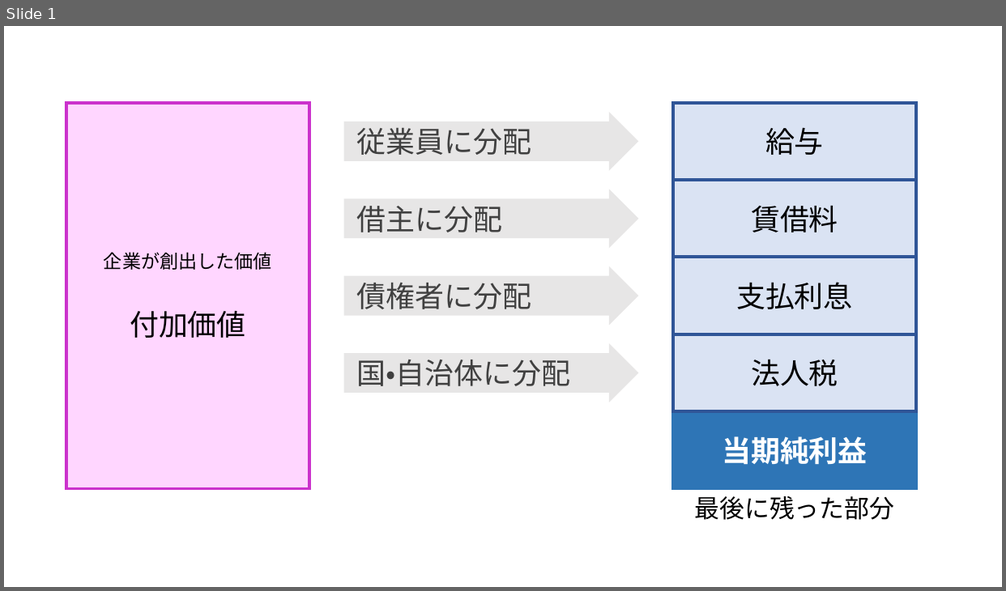
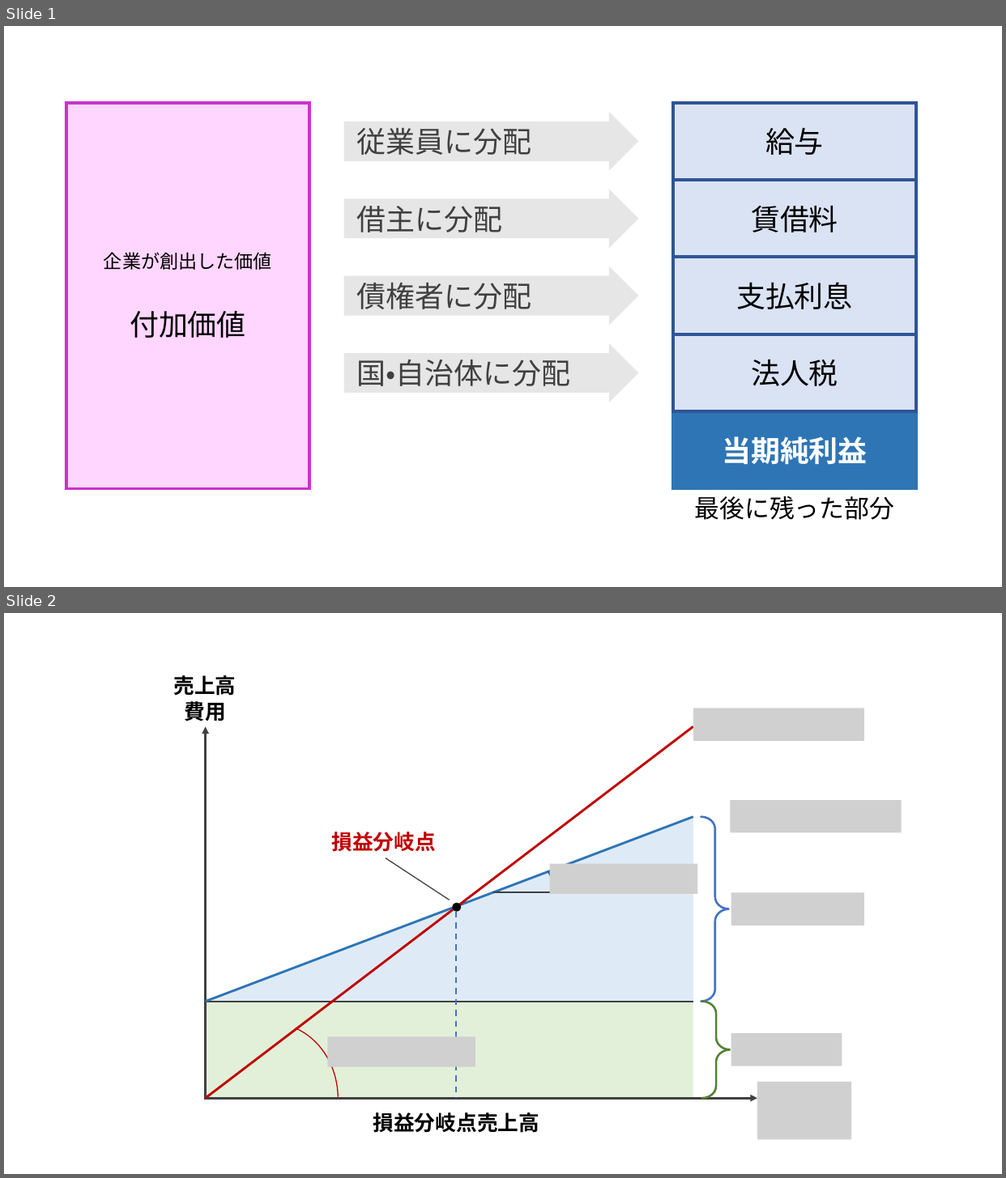
Before and after one commit to ma2ura/R4A, a slide deck: 財務分析の図.pptx. Shown one above the other, each under a label of ours: slide 1 before the commit, slides 1 and 2 after it. The pictures are 1006x591 and 1006x1178 pixels, drawn with LibreOffice and Linux fonts; fonts in the diff are those of the drawing; grey boxes stand for pictures. Boxes give left, top, right and bottom in pixels: in the first picture for what was removed or moved away, otherwise in the second. Text is boxed around its words. In the diff, an @@ line names an element or a change of style, - is before the commit and + after.

```diff
--- a/財務分析の図.pptx
+++ b/財務分析の図.pptx
@@ slide 2 added at <box>4,613,1002,1174</box>, background #FFFFFF @@
@@ text added at <box>173,675,236,696</box>, 20 pt, text #000000, bold @@
+売上高
@@ text added at <box>185,701,226,722</box>, 20 pt, text #000000, bold @@
+費用
@@ picture added at <box>693,708,865,741</box> @@
@@ arrow added from (206, 1099) to (206, 726), #404040 2.25 pt @@
@@ line added from (206, 1099) to (693, 726), #C00000 2.25 pt @@
@@ picture added at <box>731,800,901,833</box> @@
@@ triangle added at <box>206,816,693,1002</box>, fill #DEEBF7 @@
@@ line added from (206, 1002) to (693, 816), #2E75B6 2.25 pt @@
@@ right brace added at <box>701,816,730,1002</box>, outline #4472C4 2 pt @@
@@ text added at <box>331,832,435,852</box>, 20 pt, text #C00000, bold @@
+損益分岐点
@@ arc (boxed as its full ellipse) added at <box>457,848,555,940</box>, outline #2F5597 1.5 pt @@
@@ line added from (386, 858) to (450, 901), #404040 1 pt @@
@@ picture added at <box>550,864,698,894</box> @@
@@ ellipse added at <box>453,903,462,912</box>, fill #000000 @@
@@ line added from (493, 893) to (580, 893), #404040 1.5 pt @@
@@ picture added at <box>731,893,865,926</box> @@
@@ line added from (456, 912) to (456, 1099), #4472C4 1.5 pt dashed @@
@@ rectangle added at <box>206,1002,693,1098</box>, fill #E2F0D9 @@
@@ line added from (206, 1002) to (693, 1002), #404040 1.5 pt @@
@@ arc (boxed as its full ellipse) added at <box>206,1024,338,1174</box>, outline #C00000 1 pt @@
@@ right brace added at <box>702,1002,731,1098</box>, outline #548235 2 pt @@
@@ picture added at <box>327,1037,475,1067</box> @@
@@ picture added at <box>731,1033,842,1067</box> @@
@@ picture added at <box>757,1082,851,1140</box> @@
@@ arrow added from (206, 1099) to (757, 1099), #404040 2.25 pt @@
@@ text added at <box>373,1113,540,1133</box>, 20 pt, text #000000, bold @@
+損益分岐点売上高
```
Also in this commit, not shown: 1 other slide added, 20 other files.
